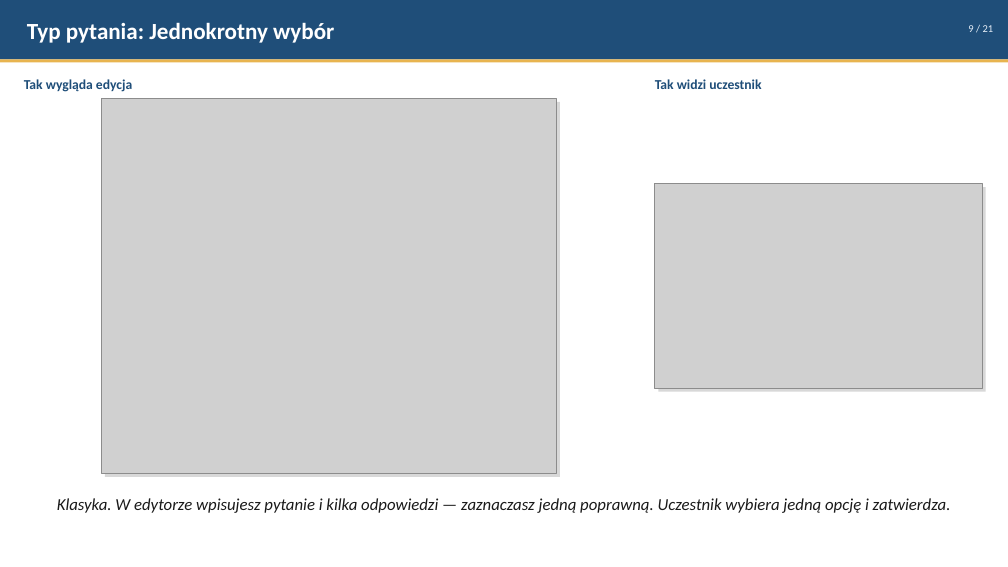
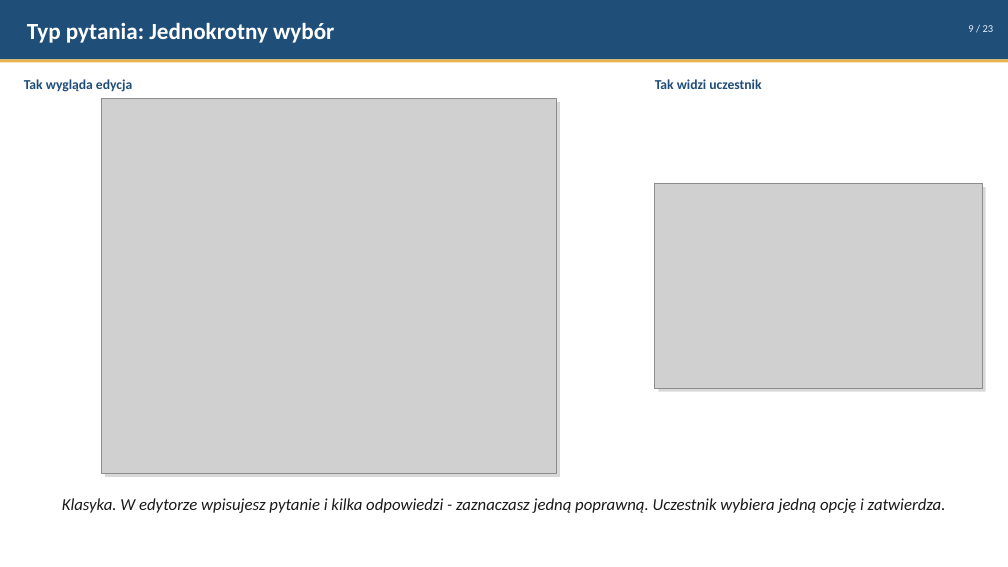
Before and after one commit to rdest-devs/cogniro, a slide deck: slide 9 of docs/cogniro-presentation.pptx. Drawn at 1008x567 pixels with LibreOffice and Linux fonts; fonts in the diff are those of the drawing; grey boxes stand for pictures. Boxes give left, top, right and bottom in pixels: in the first picture for what was removed or moved away, otherwise in the second. Text is boxed around its words. In the diff, an @@ line names an element or a change of style, - is before the commit and + after.

```diff
--- a/docs/cogniro-presentation.pptx
+++ b/docs/cogniro-presentation.pptx
@@ text at bbox=[968, 25, 994, 32]: text changed @@
-9 / 21
+9 / 23
@@ text at bbox=[62, 498, 946, 513]: text changed @@
-Klasyka. W edytorze wpisujesz pytanie i kilka odpowiedzi — zaznaczasz jedną poprawną. Uczestnik wybiera jedną opcję i zatwierdza.
+Klasyka. W edytorze wpisujesz pytanie i kilka odpowiedzi - zaznaczasz jedną poprawną. Uczestnik wybiera jedną opcję i zatwierdza.
```
Also in this commit, not shown: 18 other slides changed, 2 slides added.
